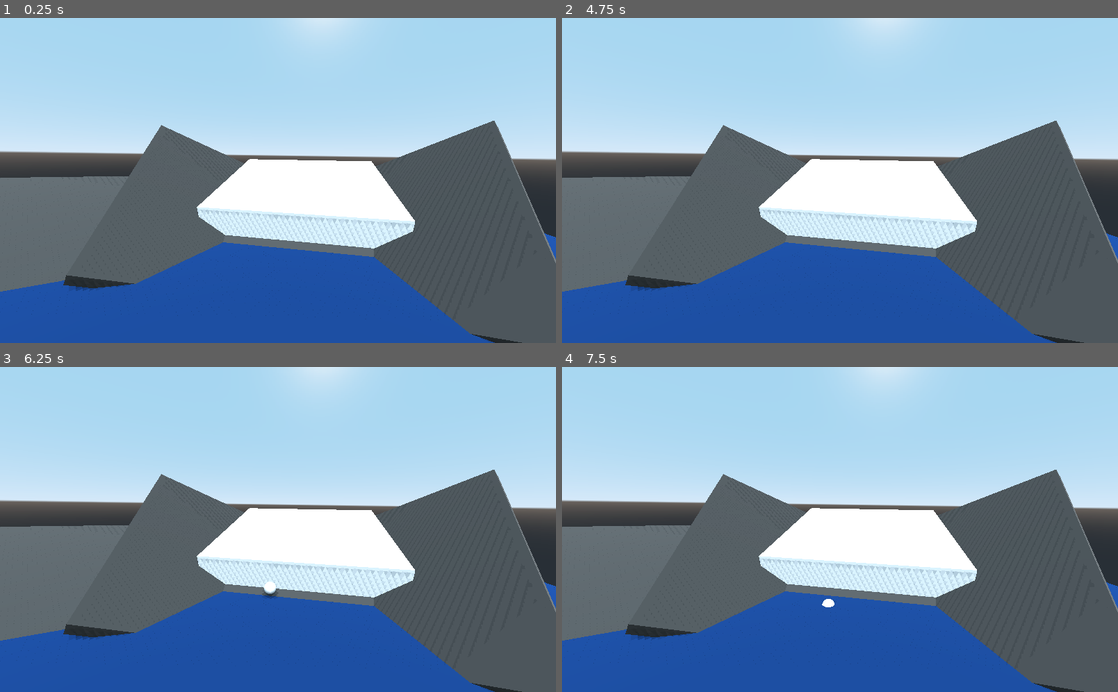
Above: before the commit, frames 1-4 (two rows, left to right).
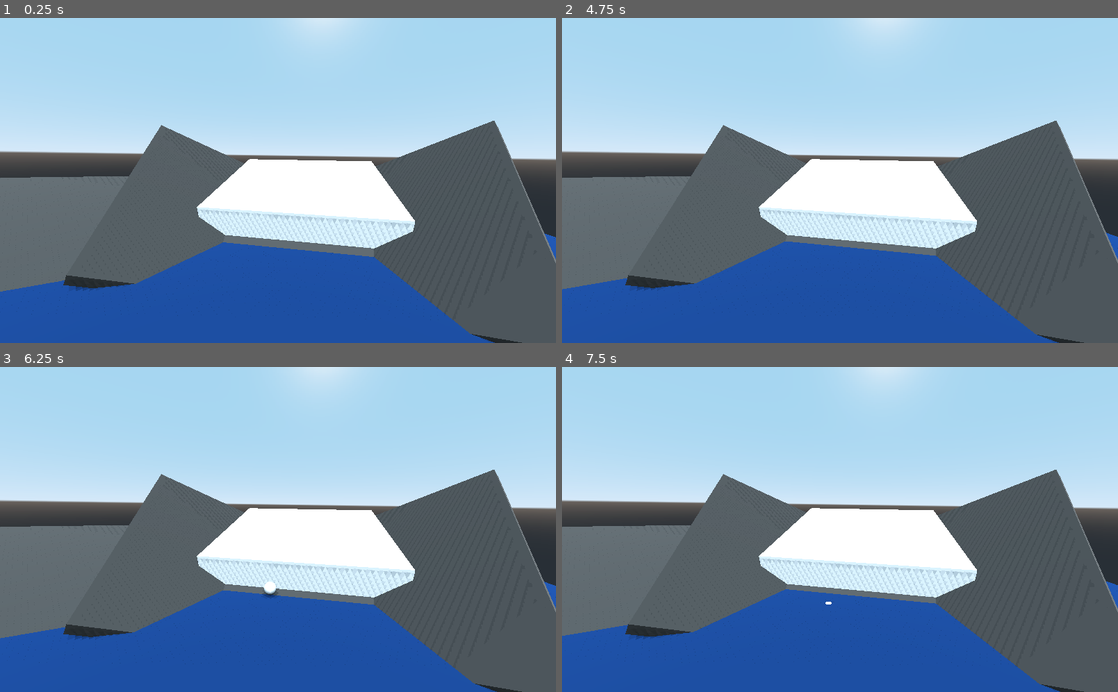
Above: after the commit, the same moments.

Repository: nikolajbaer/ld50
Game: Godot game, scene res://root.tscn
The game is run twice, just before and just after one commit, with the same random seed, the same clock (stepped at 60 frames per second) and the same inputs.
Inputs (mouse positions are in pixels of both pictures, inside the frame that each line leads up to):
- Up to frame 1 (0.25 s): no input
- Up to frame 2 (4.75 s): tap Enter at 0.5, 2, 3.5 s; move the mouse to (962, 164) at 0.52 s; click (962, 164) at 0.67 s; tap Space at 1.25, 2.75, 4.25 s; drag from (728, 196) to (812, 245) at 1.27 s; move the mouse to (895, 109) at 2.02 s; click (895, 109) at 2.17 s; drag from (812, 245) to (673, 131) at 2.77 s; move the mouse to (1006, 229) at 3.52 s; click (1006, 229) at 3.67 s; drag from (673, 131) to (756, 99) at 4.27 s
- Up to frame 3 (6.25 s): move the mouse to (305, 529) at 5.02 s; click (305, 529) at 5.17 s; drag from (194, 448) to (166, 545) at 5.77 s
- Up to frame 4 (7.5 s): move the mouse to (962, 513) at 6.52 s; click (962, 513) at 6.67 s; drag from (728, 545) to (812, 594) at 7.27 s

The runs differ from the first frame. In frame 1, less than 0.1% of the frame differs, in the area x 1-99%, y 66-93%; in frame 2, 0.5%; in frame 3, 0.5%; in frame 4, 0.9%, in the area x 0-100%, y 66-100%.

Commit message:
basic flow and rise mechanics

Diff:
--- a/Snowball.gd
+++ b/Snowball.gd
@@ -5,26 +5,24 @@
 var water_y
 var bob
 var float_velocity
-var floating
 var BOB_X = 3 # controls intensity of bob, adjusted to scale
 var BOB_FQ = 0.4 # higher makes bob slower
-var grabbed
 var camera
 # https://github.com/christinoleo/godot-plugin-DragDrop3D/blob/master/addons/DragDrop3D/DragDropController.gd
-var ray_length = 100
-var last_mouse
-var can_grab = false
+
 var grab_point
+
+var state
+enum {FREE,FLOATING,GRABBED,STUCK}
 
 func _ready():
 	#BOB_X *= scale.x
-	floating = false
-	grabbed = false
+	state = FREE
 	camera = get_tree().get_root().get_camera()
 
 # Called every frame. 'delta' is the elapsed time since the previous frame.
 func _process(delta):
-	if grabbed:
+	if state == GRABBED:
 		var mouse = get_viewport().get_mouse_position()
 
 		# https://www.scratchapixel.com/lessons/3d-basic-rendering/minimal-ray-tracer-rendering-simple-shapes/ray-plane-and-ray-disk-intersection
@@ -40,10 +38,11 @@
 			translation = l0 + t * l
 			if translation.y < water_y:
 				translation.y = water_y
-
-	elif floating:
+			if translation.z > grab_point.z:
+				translation.z = grab_point.z
+	elif state == FLOATING or state == STUCK:
 		translation += float_velocity * delta
-		if bob < 10: # TODO make this a buoyant force instead..
+		if state == FLOATING and bob < 10: # TODO make this a buoyant force instead..
 			translation.y = -1 * (sin(BOB_X*bob)/BOB_X * BOB_FQ/bob) + water_y
 			bob += delta
 
@@ -53,22 +52,39 @@
 	set_mode(RigidBody.MODE_KINEMATIC)
 	bob = 0.01
 	water_y = translation.y
-	floating = true
-	can_grab = true
+	state = FLOATING
+
+func stick_to_ice(flow_vel):
+	set_mode(RigidBody.MODE_KINEMATIC)
+	float_velocity = flow_vel
+	bob = 100 # Skip the bobbing on the glacier
+	state = STUCK
+
+func release_from_ice():
+	set_mode(RigidBody.MODE_RIGID)
+	state = FREE
 
 func start_grab():
-	grabbed = true
-	floating = false
+	state = GRABBED
 	grab_point = translation
 	set_mode(RigidBody.MODE_KINEMATIC)
 	emit_signal("grabbed")
 
 func release_grab(vel):
-	grabbed = false
+	state = FREE
 	linear_velocity = vel
 	set_mode(RigidBody.MODE_RIGID)
 
+func is_stuck():
+	return state == STUCK
+
+func is_floating():
+	return state == FLOATING
+
+func is_grabbed():
+	return state == GRABBED
+
 func _on_Snowball_input_event(camera, event, position, normal, shape_idx):
 	if event is InputEventMouseButton and event.button_index == BUTTON_LEFT:
-		if event.is_pressed() and floating:
+		if event.is_pressed() and state == FLOATING:
 			start_grab()
--- a/root.gd
+++ b/root.gd
@@ -5,10 +5,24 @@
 var rate
 var t
 var current_snowball
+var flow_vec
+var flow_vel # current flow velocity
+var release_z
+const GLOBAL_WARMING = 0.01# Rate at which ice flow increases (relative to delta seconds)
+var restored_snow
+var melt_level
+var start_sea_level
+const MELT_SPEED = 0.1 # effect of iceberg count on sea level rise
 
 func _ready():
 	rate = 3.0
 	t = 0
+	flow_vel = 0
+	flow_vec = $Glacier/CollisionShape.global_transform.basis.z.normalized()
+	release_z = $Glacier/DropPoint.global_transform.origin.z # plane which when crossed snow falls back off the glacier
+	restored_snow = []
+	melt_level = 0
+	start_sea_level = $Ocean.global_transform.origin.y
 
 func _process(delta):
 	if t > rate:
@@ -20,20 +34,36 @@
 		b.rotation.x = rand_range(-1,1)
 		b.rotation.z = rand_range(-1,1)
 		b.connect("grabbed",self,"_snowball_grabbed",[b])
+		b.add_to_group("snowballs")
 		add_child(b)
 		rate *= rand_range(0.95,1.0)
 	else:
 		t += delta
+	flow_vel += delta * GLOBAL_WARMING
 
-func _on_Area_body_entered(body):
+	for snow in get_tree().get_nodes_in_group("snowballs"):
+		if snow.is_stuck() and snow.global_transform.origin.z > release_z:
+			snow.release_from_ice()
+	$Ocean.translation.y = start_sea_level + melt_level * MELT_SPEED
+
+func _on_Ocean_body_entered(body):
 	if body.get_mode() == RigidBody.MODE_RIGID:
 		body.start_float()
-
-func _snowball_grabbed(snowball):
-	current_snowball = snowball
+		melt_level += 1
 
 func _input(event):
 	if event is InputEventMouseButton and event.button_index == BUTTON_LEFT:
 		if not event.is_pressed() and current_snowball:
 			current_snowball.release_grab(Vector3())
 			current_snowball = null
+
+func _snowball_grabbed(snowball):
+	current_snowball = snowball
+
+func _on_Glacier_body_entered(body):
+	if body.get_mode() == RigidBody.MODE_RIGID:
+		body.stick_to_ice(flow_vec * flow_vel)
+
+func _on_Ocean_body_exited(body):
+	if body.is_grabbed():
+		melt_level -= 1
--- a/root.tscn
+++ b/root.tscn
@@ -40,30 +40,38 @@
 transform = Transform( 0.828751, 0.542479, 0.137437, -0.431964, 0.463979, 0.773389, 0.355779, -0.700314, 0.618855, -19.9315, 18.3868, 4.90636 )
 shadow_enabled = true
 
-[node name="Area" type="Area" parent="."]
+[node name="Ocean" type="Area" parent="."]
 transform = Transform( 1, 0, 0, 0, 1, 0, 0, 0, 1, 0, -15.6191, 10.5548 )
 collision_layer = 2
 collision_mask = 2
 
-[node name="CollisionShape" type="CollisionShape" parent="Area"]
+[node name="CollisionShape" type="CollisionShape" parent="Ocean"]
 shape = SubResource( 1 )
 
-[node name="MeshInstance" type="MeshInstance" parent="Area"]
-transform = Transform( 1, 0, 0, 0, 1, 0, 0, 0, 1, 0, 12, 0 )
+[node name="MeshInstance" type="MeshInstance" parent="Ocean"]
+transform = Transform( 1, 0, 0, 0, 1, 0, 0, 0, 1, -0.013298, 12, -0.0388527 )
 mesh = SubResource( 4 )
 material/0 = SubResource( 5 )
 
 [node name="Spawn" type="Spatial" parent="."]
 transform = Transform( 1, 0, 0, 0, 1, 0, 0, 0, 1, 0, -1.75639, -19.6715 )
 
-[node name="Glacier" type="KinematicBody" parent="."]
+[node name="Glacier" type="Area" parent="."]
 transform = Transform( 35.0544, 0, 0, 0, 4.18055, -4.03034, 0, 1.16739, 14.4331, 0.18631, 2.22125, -35.9988 )
+collision_layer = 2
+collision_mask = 2
 
 [node name="MeshInstance" type="MeshInstance" parent="Glacier"]
 mesh = SubResource( 2 )
 material/0 = null
 
 [node name="CollisionShape" type="CollisionShape" parent="Glacier"]
+transform = Transform( 1, 0, 0, 0, 1, 0, 0, 0, 1, 0, -0.0637746, 0.00515819 )
 shape = SubResource( 3 )
 
-[connection signal="body_entered" from="Area" to="." method="_on_Area_body_entered"]
+[node name="DropPoint" type="Spatial" parent="Glacier"]
+transform = Transform( 1, 0, 0, 0, 1, 0, 0, 0, 1, 0, 0.717327, 1.04472 )
+
+[connection signal="body_entered" from="Ocean" to="." method="_on_Ocean_body_entered"]
+[connection signal="body_exited" from="Ocean" to="." method="_on_Ocean_body_exited"]
+[connection signal="body_entered" from="Glacier" to="." method="_on_Glacier_body_entered"]
